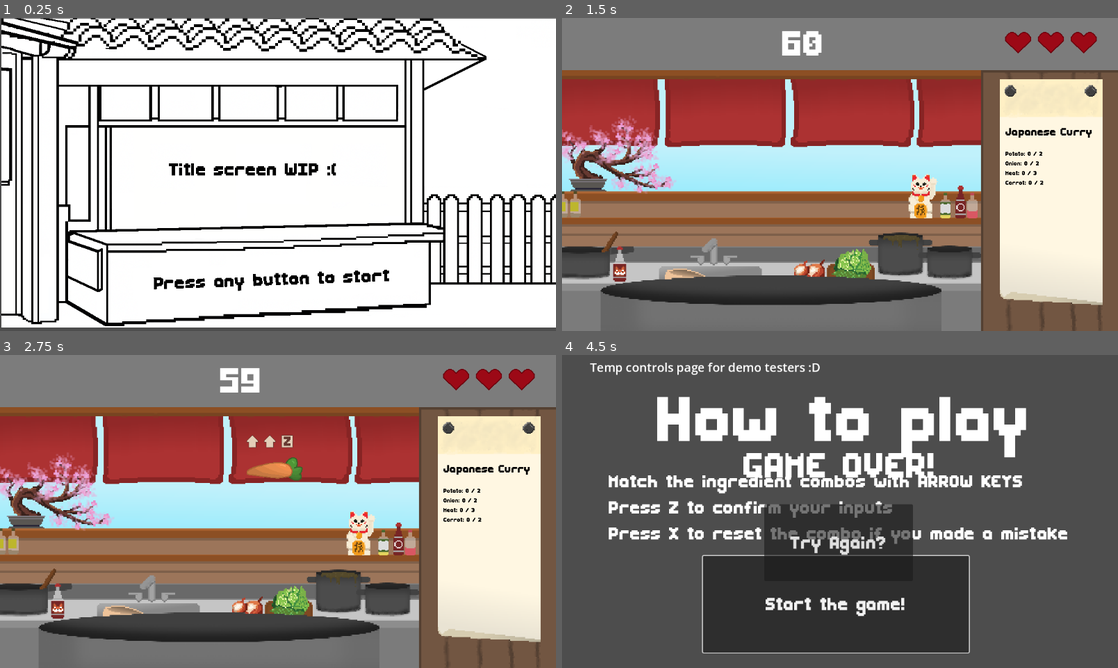
Above: before the commit, frames 1-4 (two rows, left to right).
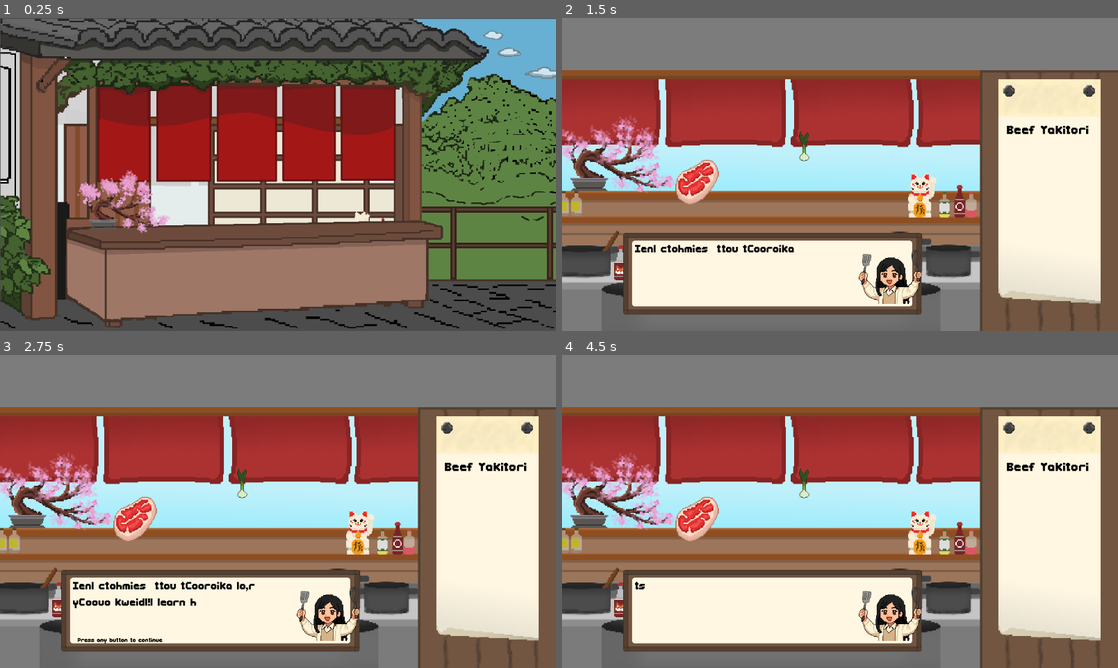
Above: after the commit, the same moments.

Repository: Ang-aq/Cook-or-Cooked
Game: Godot game, scene res://Scenes/titlescreen.tscn
The game is run twice, just before and just after one commit, with the same random seed, the same clock (stepped at 60 frames per second) and the same inputs.
Inputs (mouse positions are in pixels of both pictures, inside the frame that each line leads up to):
- Up to frame 1 (0.25 s): no input
- Up to frame 2 (1.5 s): tap Enter at 0.5 s; move the mouse to (962, 158) at 0.52 s; hold Right (joystickRight) 0.53-1.25 s; hold Z (joystickStart) 0.53-1.25 s; click (962, 158) at 0.67 s; click (834, 268) at 1.25 s, where only the run before the commit has a clickable "Start the game!"
- Up to frame 3 (2.75 s): click (272, 605) at 2 s, where only the run before the commit has a clickable "Start the game!"
- Up to frame 4 (4.5 s): click (834, 605) at 2.75 s, where only the run before the commit has a clickable "Start the game!"; tap Z (joystickStart) at 3.5, 3.6, 4.25 s; move the mouse to (728, 527) at 3.52 s; hold Down (joystickDown) 3.53-4.28 s; click (728, 527) at 3.67 s; move the mouse to (895, 442) at 4.27 s; hold Right (joystickRight) from 4.28 s (still down); hold Z (joystickStart) from 4.28 s (still down); click (895, 442) at 4.42 s

The runs differ from the first frame. In frame 1, 98% of the frame differs, in the area x 0-100%, y 0-100%; in frame 2, 21%; in frame 3, 22%; in frame 4, 97%.

Commit message:
Debugging + worked on Tutorial scene

Diff:
--- a/LevelManager.gd
+++ b/LevelManager.gd
@@ -26,8 +26,20 @@
 
 var current_level: int = 0
 
+
+# --- Helpers for accessing current level data ---
+
 func get_current_requirements() -> Dictionary:
 	return levels[current_level]["requirements"]
+
+func has_requirement_for(ingredient: String) -> bool:
+	return get_current_requirements().has(ingredient)
+
+func get_requirement_for(ingredient: String) -> Dictionary:
+	# Returns {} if ingredient doesn't exist to avoid crashes
+	if has_requirement_for(ingredient):
+		return get_current_requirements()[ingredient]
+	return {}
 
 func get_current_dish() -> Dictionary:
 	return {
@@ -36,7 +48,10 @@
 		"time_limit": levels[current_level]["time_limit"]
 	}
 
+
+# --- Level progression ---
+
 func next_level() -> void:
 	current_level += 1
 	if current_level >= levels.size():
-		current_level = 0 # or trigger "game complete" screen
+		current_level = 0  # or emit_signal("game_complete")
--- a/Scenes/DishCompleteUi.gd
+++ b/Scenes/DishCompleteUi.gd
@@ -5,32 +5,33 @@
 @onready var star = $Star
 @onready var dish = $Dish
 @onready var dish_title_label = $Label
-@onready var instructions = $Instructions
 
-func show_dish(dish_texture: Texture2D, dish_name: String, dish_scale: float = 1.0):
-	# Reset visibility
+var input_enabled: bool = false  # <- Prevent early input
+
+func show_dish(dish_texture: Texture2D, dish_name: String) -> void:
 	visible = true
 	set_process(true)
+	input_enabled = false  # disable input initially
 
-	# Apply dish properties
+	# Assign dish image
 	dish.texture = dish_texture
-	dish.scale = Vector2(dish_scale, dish_scale)
-
-	# Title fade-in
 	dish_title_label.text = dish_name
 	dish_title_label.modulate.a = 0.0
-	instructions.modulate.a = 0.0
 
+	# Fade in title
 	var tween = get_tree().create_tween()
 	tween.tween_property(dish_title_label, "modulate:a", 1.0, 0.5)
-	tween.tween_property(instructions, "modulate:a", 1.0, 0.5)
 
+	# Enable input after 1 second
+	await get_tree().create_timer(1.0).timeout
+	input_enabled = true
 
 func _process(delta):
+	# Spin the star slowly
 	star.rotation += 1.5 * delta
 
 func _unhandled_input(event):
-	if visible and event.is_pressed():
+	if visible and input_enabled and event.is_pressed():
 		visible = false
 		set_process(false)
 		emit_signal("continue_pressed")
--- /dev/null
+++ b/Scenes/ingredient_spawner.gd
@@ -0,0 +1,25 @@
+extends Node2D
+
+@export var MeatScene: PackedScene
+@export var SpringOnionScene: PackedScene
+
+func spawn_ingredient(type: String, stop_in_middle: bool = false):
+	var ingredient: Node2D
+
+	match type:
+		"Meat":
+			ingredient = MeatScene.instantiate()
+		"SpringOnion":
+			ingredient = SpringOnionScene.instantiate()
+		_:
+			return
+
+	add_child(ingredient)
+
+	# Start above screen
+	ingredient.position = Vector2(400, -50) # adjust X for your scene
+
+	if stop_in_middle:
+		# Tween it to stop at middle
+		var tween = get_tree().create_tween()
+		tween.tween_property(ingredient, "position:y", 200, 1.0) # stops mid-screen
--- a/Scenes/instructions.gd
+++ b/Scenes/instructions.gd
@@ -1,13 +1,5 @@
 extends Node2D
-
-# Called when the node enters the scene tree for the first time.
-func _ready() -> void:
-	pass # Replace with function body.
-
-
-# Called every frame. 'delta' is the elapsed time since the previous frame.
-func _process(delta: float) -> void:
-	pass
 
 func _on_start_pressed() -> void:
 	get_tree().change_scene_to_file("res://Scenes/main.tscn")
+	queue_free()
--- a/Scenes/main.gd
+++ b/Scenes/main.gd
@@ -36,9 +36,7 @@
 var time_left: int
 
 
-# --------------------------------
 # READY
-# --------------------------------
 func _ready() -> void:
 	# Stretch HTML5 canvas if needed (HTML5 export hack)
 	if Engine.has_singleton("JavaScript"):
@@ -70,9 +68,7 @@
 	spawn_timer = randf_range(0.25, spawn_interval)
 
 
-# --------------------------------
-# HEARTS
-# --------------------------------
+# hearts/lives idk
 func _update_hearts_ui() -> void:
 	for i in range(max_hearts):
 		var heart: TextureRect = hearts_ui.get_child(i)
@@ -88,9 +84,7 @@
 		print("GAME OVER – Out of hearts!") # placeholder
 
 
-# --------------------------------
-# COMBO
-# --------------------------------
+# combo!!
 func _increase_combo() -> void:
 	combo += 1
 	_update_combo_ui()
@@ -104,10 +98,7 @@
 		combo_label.text = "%dx Combo!" % combo
 	else: combo_label.text = ""
 
-# --------------------------------
-# LOAD LEVEL
-# --------------------------------
-
+# load level
 func _load_level() -> void:
 	var dish = LevelManager.get_current_dish()
 
@@ -130,7 +121,7 @@
 		}
 		collected_counts[name] = 0
 
-	# Build checklist
+	# build checklist
 	var req_counts := {}
 	for name in required_ingredients.keys():
 		req_counts[name] = required_ingredients[name]["count"]
@@ -139,9 +130,7 @@
 	checklist_ui.show()
 
 
-# --------------------------------
-# PROCESS
-# --------------------------------
+# process idk
 func _process(delta: float) -> void:
 	if game_paused and waiting_for_continue:
 		# only allow input when dish overlay is actually active
@@ -162,9 +151,7 @@
 		_on_dish_completed()
 
 
-# --------------------------------
-# SPAWNING
-# --------------------------------
+# spawning ingredients
 func _try_spawn_needed() -> void:
 	if ingredient_container.get_child_count() >= max_active_ingredients:
 		return
@@ -198,10 +185,7 @@
 	var spawn_x = randf_range(spawn_min_x, spawn_max_x)
 	ing.position = Vector2(spawn_x, spawn_start_y)
 
-
-# --------------------------------
-# PLAYER INPUT MATCHING
-# --------------------------------
+# matching player input w/ combos
 func _on_sequence_submitted(sequence: Array) -> void:
 	var matched := false
 	for ing_node in ingredient_container.get_children():
@@ -211,15 +195,23 @@
 		if sequence == ing.combo:
 			matched = true
 			var name: String = ing.ingredient_name
-			var required := int(required_ingredients[name]["count"])
-			if collected_counts[name] < required:
-				collected_counts[name] += 1
-				checklist_ui.update_progress(name, collected_counts[name])
-				_increase_combo()
+
+			# check if the ingredient exists in the current level to prevent errors
+			if required_ingredients.has(name):
+				var required := int(required_ingredients[name]["count"])
+				if collected_counts[name] < required:
+					collected_counts[name] += 1
+					checklist_ui.update_progress(name, collected_counts[name])
+					_increase_combo()
+				else:
+					_lose_heart("Already collected all of %s!" % name)
 			else:
-				_lose_heart("Already collected all of %s!" % name)
+				# Ingredient is not in the current level, treat as wrong combo
+				_lose_heart("Ingredient %s does not exist in this level!" % name)
+
 			ing.queue_free()
 			break
+
 	if not matched:
 		_lose_heart("Wrong combo!")
 
@@ -229,7 +221,6 @@
 func _on_sequence_reset() -> void:
 	print("Input reset!")
 	_reset_combo()
-
 
 # --------------------------------
 # WIN CONDITION → Dish Celebration
--- a/Scenes/main.tscn
+++ b/Scenes/main.tscn
@@ -118,6 +118,7 @@
 script = ExtResource("7_hptm8")
 
 [node name="WinOverlay" type="CanvasLayer" parent="."]
+visible = false
 
 [node name="DishCompleteUI" type="Control" parent="WinOverlay"]
 layout_mode = 3
--- a/Scenes/titlescreen.gd
+++ b/Scenes/titlescreen.gd
@@ -1,11 +1,11 @@
 extends CanvasLayer
 
 # Path to your main game scene
-@export var main_scene_path: String = "res://Scenes/instructions.tscn"
+@export var main_scene_path: String = "res://Scenes/tutorial.tscn"
 
 func _unhandled_input(event: InputEvent) -> void:
-	# Any key, mouse, or controller input triggers the main game
-	if event.is_pressed():
+	# Only respond to keyboard or joystick input, ignore mouse
+	if event.is_pressed() and (event is InputEventKey or event is InputEventJoypadButton):
 		_go_to_main_scene()
 
 func _go_to_main_scene() -> void:
--- a/Scenes/titlescreen.tscn
+++ b/Scenes/titlescreen.tscn
@@ -1,11 +1,11 @@
 [gd_scene load_steps=3 format=3 uid="uid://d02wc3k6aphj"]
 
 [ext_resource type="Script" uid="uid://dkpavsx1wmgv6" path="res://Scenes/titlescreen.gd" id="1_goadl"]
-[ext_resource type="Texture2D" uid="uid://b2hj0fc4geajm" path="res://Sprites/titlescreen.png" id="2_j0nra"]
+[ext_resource type="Texture2D" uid="uid://bc65pbugdwam7" path="res://Sprites/main.png" id="2_u4xby"]
 
 [node name="TitleScreen" type="CanvasLayer"]
 script = ExtResource("1_goadl")
 
-[node name="Titlescreen" type="Sprite2D" parent="."]
-position = Vector2(579, 321)
-texture = ExtResource("2_j0nra")
+[node name="Main" type="Sprite2D" parent="."]
+position = Vector2(577, 322)
+texture = ExtResource("2_u4xby")
--- /dev/null
+++ b/Scenes/tutorial.tscn
@@ -0,0 +1,80 @@
+[gd_scene load_steps=9 format=3 uid="uid://c4vdc86lr12je"]
+
+[ext_resource type="Texture2D" uid="uid://dldqkkknyrwfr" path="res://Sprites/UI.png" id="1_feyax"]
+[ext_resource type="Script" uid="uid://c6i2s37g2mqqy" path="res://Scenes/tutorialManager.gd" id="1_ys4pu"]
+[ext_resource type="Theme" uid="uid://c635akg4yparb" path="res://Fonts/GameTheme.tres" id="2_omtrn"]
+[ext_resource type="Texture2D" uid="uid://b682w1xj8juvd" path="res://Sprites/Ingredients/SpringOnion1.png" id="5_h2ono"]
+[ext_resource type="Script" uid="uid://bg7dn3omtdhs" path="res://Scenes/ingredient_spawner.gd" id="6_h2ono"]
+[ext_resource type="Texture2D" uid="uid://kureadi0dffd" path="res://Sprites/Ingredients/steak1.png" id="6_p1f1o"]
+[ext_resource type="PackedScene" uid="uid://c53q46lxpkuv6" path="res://Scenes/tutorial_dialog.tscn" id="6_ys4pu"]
+[ext_resource type="Texture2D" uid="uid://c1hnjld6857xx" path="res://Sprites/HeartFull.png" id="7_ys4pu"]
+
+[node name="Tutorial" type="Node2D"]
+script = ExtResource("1_ys4pu")
+
+[node name="Ui" type="Sprite2D" parent="."]
+position = Vector2(577.333, 324.25)
+scale = Vector2(0.601389, 0.601389)
+texture = ExtResource("1_feyax")
+
+[node name="Yakitori" type="Label" parent="."]
+offset_left = 922.0
+offset_top = 213.0
+offset_right = 1118.0
+offset_bottom = 287.0
+theme = ExtResource("2_omtrn")
+theme_override_colors/font_color = Color(0, 0, 0, 1)
+theme_override_font_sizes/font_size = 35
+text = "Beef Yakitori"
+
+[node name="Meat" type="Sprite2D" parent="."]
+position = Vector2(279, 340)
+scale = Vector2(1.57031, 1.65612)
+texture = ExtResource("6_p1f1o")
+
+[node name="SpringOnion" type="Sprite2D" parent="."]
+position = Vector2(502, 266)
+texture = ExtResource("5_h2ono")
+
+[node name="HUD" type="Control" parent="."]
+visible = false
+layout_mode = 3
+anchors_preset = 0
+offset_left = 577.333
+offset_top = 324.25
+offset_right = 617.333
+offset_bottom = 364.25
+
+[node name="TimerLabel" type="Label" parent="HUD"]
+layout_mode = 0
+offset_left = -93.333
+offset_top = -320.25
+offset_right = -4.33301
+offset_bottom = -220.25
+theme = ExtResource("2_omtrn")
+theme_override_font_sizes/font_size = 100
+text = "80"
+
+[node name="LivesContainer" type="HBoxContainer" parent="HUD"]
+layout_mode = 0
+offset_left = 350.667
+offset_top = -291.25
+offset_right = 531.667
+offset_bottom = -251.25
+
+[node name="Heart" type="Sprite2D" parent="HUD/LivesContainer"]
+position = Vector2(148.667, 19.75)
+texture = ExtResource("7_ys4pu")
+
+[node name="Heart2" type="Sprite2D" parent="HUD/LivesContainer"]
+position = Vector2(88.667, 19.75)
+texture = ExtResource("7_ys4pu")
+
+[node name="Heart3" type="Sprite2D" parent="HUD/LivesContainer"]
+position = Vector2(27.667, 19.75)
+texture = ExtResource("7_ys4pu")
+
+[node name="TutorialDialog" parent="." instance=ExtResource("6_ys4pu")]
+
+[node name="IngredientSpawner" type="Node2D" parent="."]
+script = ExtResource("6_h2ono")
--- /dev/null
+++ b/Scenes/tutorialLabel.gd
@@ -0,0 +1,12 @@
+extends Label
+
+var visible_characters: int = 0
+
+func scroll_text(input_text:String, speed: float = 0.05) -> void:
+	visible_characters = 0
+	text = ""
+
+	for i in range(input_text.length()):
+		visible_characters += 1
+		text = input_text.substr(0, visible_characters)
+		await get_tree().create_timer(speed).timeout
--- /dev/null
+++ b/Scenes/tutorialManager.gd
@@ -0,0 +1,52 @@
+extends Node2D
+
+@onready var tutorial_dialog = $TutorialDialog
+@onready var spawner = $IngredientSpawner
+@onready var hud = $HUD
+
+func _ready() -> void:
+	# Start the tutorial
+	start_tutorial()
+
+func start_tutorial() -> void:
+	var intro_lines = [
+		"Welcome to Cook or Cooked!",
+		"In this tutorial, you will learn how to collect ingredients and make a dish."
+	]
+	tutorial_dialog.start_dialogue(intro_lines)
+	tutorial_dialog.connect("dialogue_finished", Callable(self, "_on_intro_finished"))
+
+func _on_intro_finished() -> void:
+	# Spawn Meat ingredient and stop it in middle
+	spawner.spawn_ingredient("Meat", true)
+
+	# Show next dialogue line about input
+	var input_lines = [
+		"Press the correct key on top of the ingredient to collect it!"
+	]
+	tutorial_dialog.start_dialogue(input_lines)
+	tutorial_dialog.connect("dialogue_finished", Callable(self, "_on_first_input_ready"))
+
+func _on_first_input_ready() -> void:
+	# Enable player input for Meat
+	var meat = $Meat
+	meat.set_process(true)
+	# The player will input the key to collect
+	# Once collected, call `_on_meat_collected` (you need to detect this in Meat.gd)
+
+func _on_meat_collected() -> void:
+	# Move UI to bottom and show HUD (lives, timer)
+	hud.visible = true
+	# Continue tutorial with SpringOnion spawn and dialogue
+	spawner.spawn_ingredient("SpringOnion", true)
+	var lines = [
+		"Now try collecting the Spring Onion ingredient!"
+	]
+	tutorial_dialog.start_dialogue(lines)
+	tutorial_dialog.connect("dialogue_finished", Callable(self, "_on_second_input_ready"))
+
+func _on_second_input_ready() -> void:
+	# Enable player input for Spring Onion
+	var spring_onion = $SpringOnion
+	spring_onion.set_process(true)
+	# After this, when dish is complete, show normal dish ending
--- /dev/null
+++ b/Scenes/tutorial_dialog.gd
@@ -0,0 +1,73 @@
+extends CanvasLayer
+
+@onready var tutorial_ui = $UI/TutorialUI
+@onready var text_label = $UI/TextLabel
+@onready var continue_label = $UI/ContinueLabel
+@onready var anim_sprite = $TutorialUI as AnimatedSprite2D
+
+signal dialogue_finished
+
+var lines: Array = []
+var current_line: int = 0
+var is_scrolling: bool = false
+
+func start_dialogue(new_lines: Array) -> void:
+	lines = new_lines
+	current_line = 0
+	visible = true
+	text_label.text = ""
+	continue_label.visible = false
+	anim_sprite.visible = false
+	_show_line()
+
+func _show_line() -> void:
+	is_scrolling = true
+	text_label.text = ""
+	continue_label.visible = false
+	await scroll_text(lines[current_line])
+	continue_label.visible = true
+
+func scroll_text(input_text: String) -> void:
+	var char_index := 0
+	while char_index < input_text.length():
+		text_label.text += input_text[char_index]
+		char_index += 1
+		await get_tree().create_timer(0.05).timeout
+	is_scrolling = false
+
+func _input(event: InputEvent) -> void:
+	if not visible:
+		return
+	if event.is_pressed() and not event.is_echo() and not event is InputEventMouseButton:
+		if is_scrolling:
+			# Skip to full line immediately
+			text_label.text = lines[current_line]
+			is_scrolling = false
+			continue_label.visible = true
+		else:
+			_next_line()
+
+func _next_line() -> void:
+	current_line += 1
+	if current_line < lines.size():
+		_show_line()
+	else:
+		_play_fade_animation()
+
+func _play_fade_animation() -> void:
+	# Hide text and continue label
+	text_label.text = ""
+	continue_label.visible = false
+
+	# Show animation sprite on top
+	anim_sprite.visible = true
+	anim_sprite.play("fade_out")
+
+	# Wait for animation to finish
+	await anim_sprite.animation_finished
+
+	# Hide everything after animation
+	anim_sprite.visible = false
+	tutorial_ui.visible = false
+	visible = false
+	emit_signal("dialogue_finished")
--- /dev/null
+++ b/Scenes/tutorial_dialog.tscn
@@ -0,0 +1,37 @@
+[gd_scene load_steps=4 format=3 uid="uid://c53q46lxpkuv6"]
+
+[ext_resource type="Script" uid="uid://d1rpn7yi17kpt" path="res://Scenes/tutorial_dialog.gd" id="1_y03wo"]
+[ext_resource type="Theme" uid="uid://c635akg4yparb" path="res://Fonts/GameTheme.tres" id="2_1gxax"]
+[ext_resource type="Texture2D" uid="uid://bb48xciw6wsj1" path="res://Sprites/TutorialUI/tutorialUIl1.png" id="3_1gxax"]
+
+[node name="TutorialDialog" type="CanvasLayer"]
+script = ExtResource("1_y03wo")
+
+[node name="UI" type="TextureRect" parent="."]
+offset_left = 116.0
+offset_top = 365.0
+offset_right = 756.0
+offset_bottom = 621.0
+texture = ExtResource("3_1gxax")
+
+[node name="TextLabel" type="Label" parent="UI"]
+offset_left = 35.0
+offset_top = 97.0
+offset_right = 498.0
+offset_bottom = 202.0
+theme = ExtResource("2_1gxax")
+theme_override_colors/font_color = Color(0, 0, 0, 1)
+theme_override_font_sizes/font_size = 30
+text = "Testing Testing 123"
+autowrap_mode = 3
+
+[node name="ContinueLabel" type="Label" parent="UI"]
+offset_left = 45.0
+offset_top = 217.0
+offset_right = 483.0
+offset_bottom = 233.0
+theme = ExtResource("2_1gxax")
+theme_override_colors/font_color = Color(0, 0, 0, 1)
+text = "Press any button to continue"
+
+[node name="TutorialUI" type="AnimatedSprite2D" parent="."]
Not shown, added: Builds/Demo2/index.apple-touch-icon.png.import
Not shown, added: Builds/Demo2/index.icon.png.import
Not shown, added: Builds/Demo2/index.png.import
Not shown, added: Scenes/ingredient_spawner.gd.uid
Not shown, added: Scenes/tutorialLabel.gd.uid
Not shown, added: Scenes/tutorialManager.gd.uid
Not shown, added: Scenes/tutorial_dialog.gd.uid
Binary file removed: Sprites/Arrow.png
Not shown, removed: Sprites/Arrow.png.import
Binary file added: Sprites/Ingredients/SpringOnion1.png
Not shown, added: Sprites/Ingredients/SpringOnion1.png.import
Binary file added: Sprites/Ingredients/SpringOnion2.png
(and 58 more such lines)
